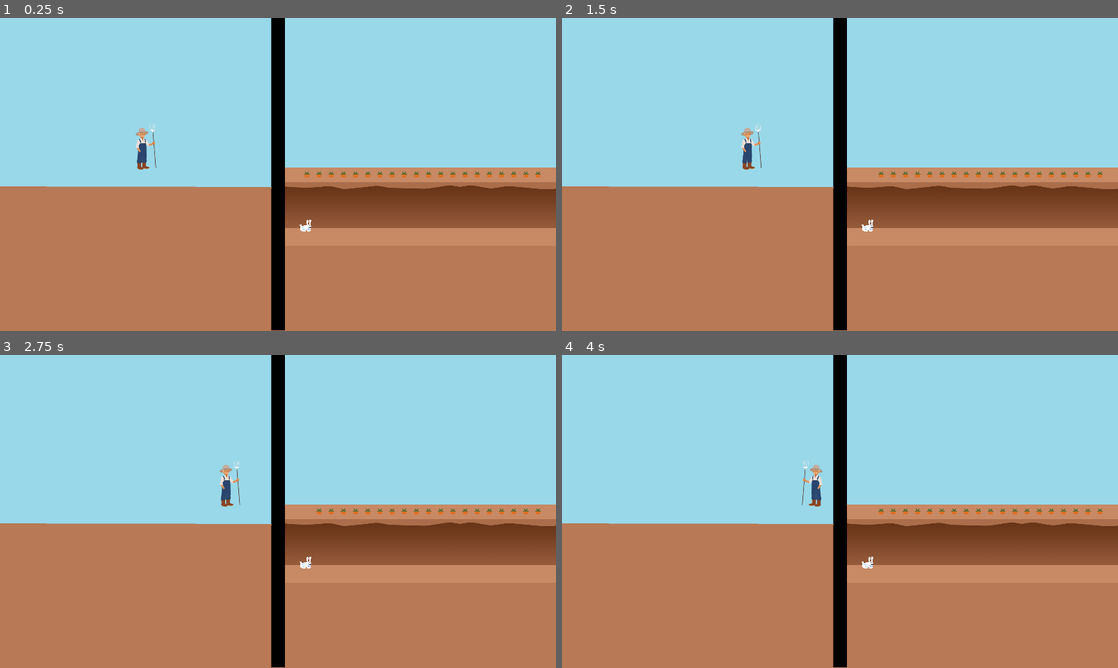
Above: before the commit, frames 1-4 (two rows, left to right).
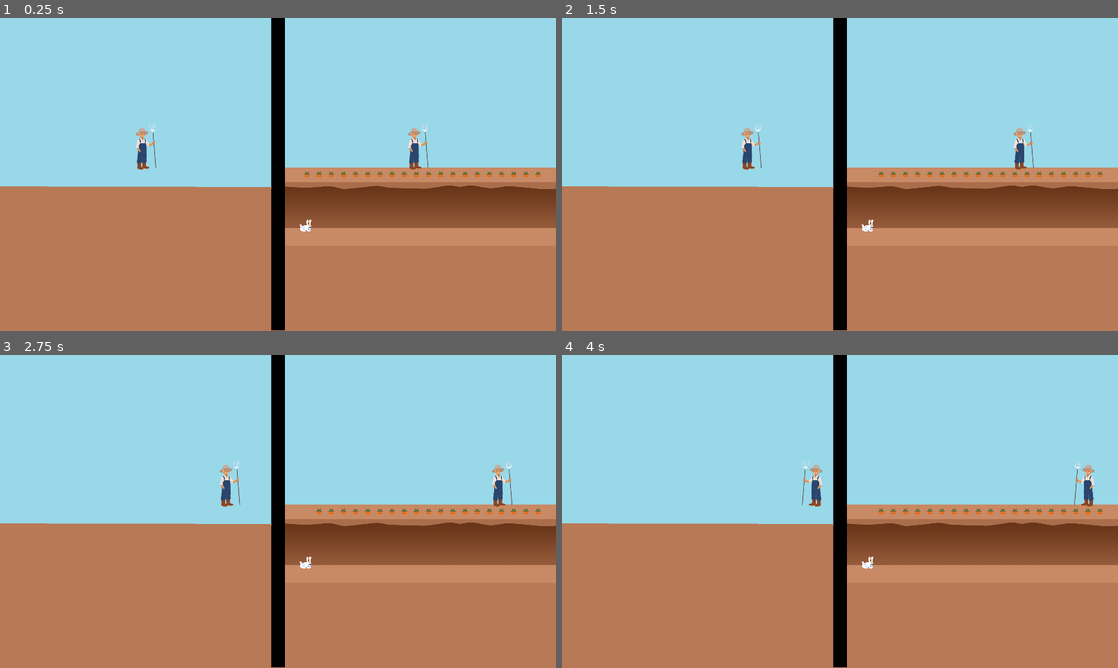
Above: after the commit, the same moments.

Repository: Brusi/ggj23
Game: Godot game, scene res://Game.tscn
Two runs of this game, one before a commit and one after it. Both use one fixed random seed, a clock stepped at 60 frames per second and the inputs below.
Inputs:
- Up to frame 1 (0.25 s): no input
- Up to frame 2 (1.5 s): tap Enter at 0.5 s; hold D (farmer_right) 0.53-1.28 s; hold Down (rabbit_down) from 1.28 s (still down)
- Up to frame 3 (2.75 s): tap Space at 2 s; release Down (rabbit_down) at 2.03 s; hold D (farmer_right) from 2.03 s (still down)
- Up to frame 4 (4 s): release D (farmer_right) at 3.53 s; hold A (farmer_left) from 3.53 s (still down)

The runs differ from the first frame. In frame 1, 0.3% of the frame differs, in the area x 73-77%, y 33-49%; in frame 2, 0.3%; in frame 3, 0.3%; in frame 4, 0.3%.

Commit message:
Restore farmer min-max to be on the right

Diff:
--- a/project/Farmer.gd
+++ b/project/Farmer.gd
@@ -1,7 +1,7 @@
 extends Node2D
 
-export var min_x: = 0
-export var max_x: = 940
+export var min_x: = 980
+export var max_x: = 1920
 
 export var speed: = 200.0
 
